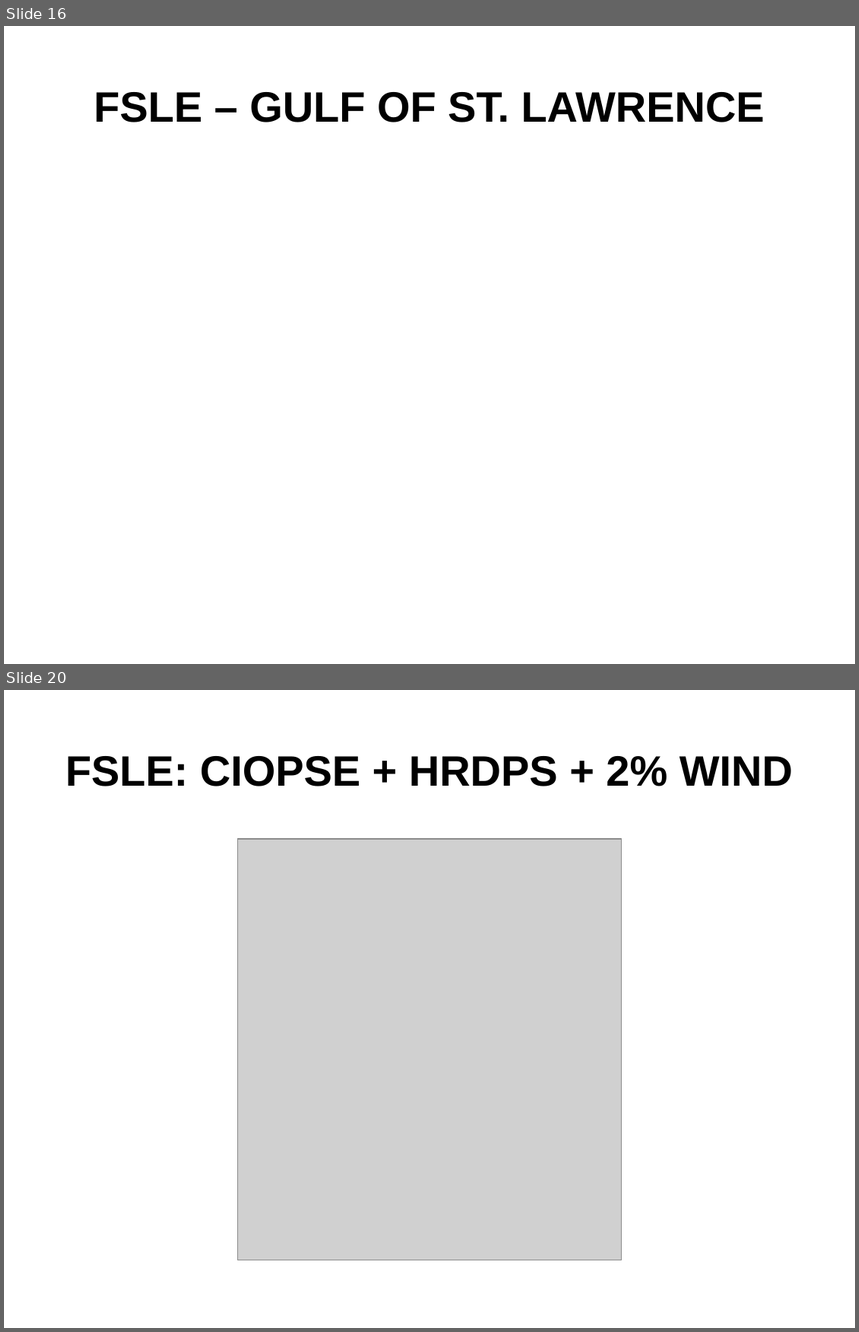
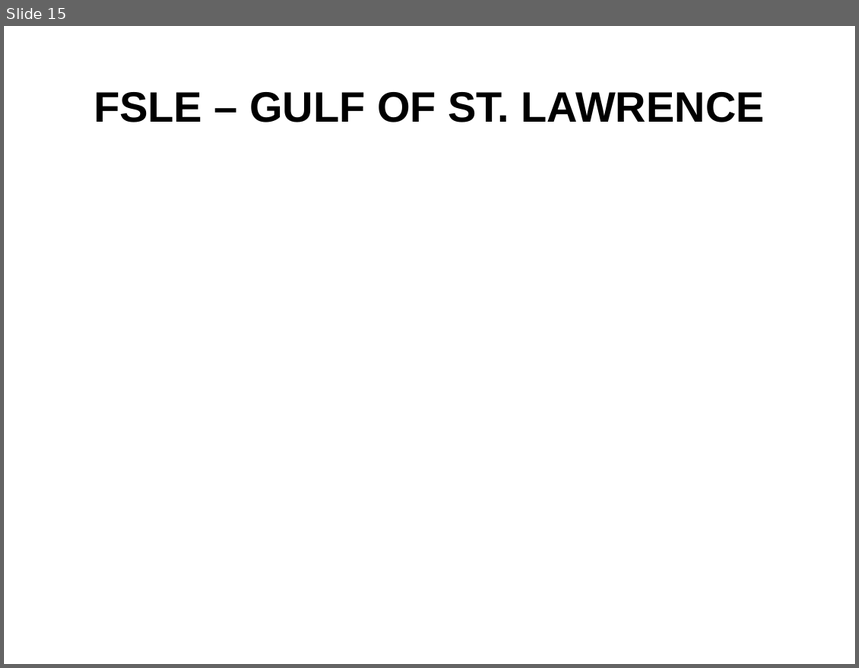
Before and after one commit to nsoontie/velocity-error, a slide deck: presentations/MOI-CONCEPTS-2021/Soontiens_Sutherland_drift_DFO-MOI.pptx. Shown one above the other, each under a label of ours: slides 16 and 20 before the commit, slide 15 after it; the slides between them are not shown. The pictures are 859x1332 and 859x668 pixels, drawn with LibreOffice and Linux fonts; fonts in the diff are those of the drawing; grey boxes stand for pictures; background and template pictures are left out. Boxes give left, top, right and bottom in pixels: in the first picture for what was removed or moved away, otherwise in the second. Text is boxed around its words. In the diff, an @@ line names an element or a change of style, - is before the commit and + after.

```diff
--- a/presentations/MOI-CONCEPTS-2021/Soontiens_Sutherland_drift_DFO-MOI.pptx
+++ b/presentations/MOI-CONCEPTS-2021/Soontiens_Sutherland_drift_DFO-MOI.pptx
@@ slide 20 removed at <box>4,690,855,1328</box>, background picture (left out) @@
@@ title removed at <box>66,756,793,787</box> @@
-FSLE: CIOPSE + HRDPS + 2% WIND
@@ picture removed at <box>238,839,621,1260</box> @@
@@ what was slide 16 is now slide 15 @@
```
Also in this commit, not shown: 6 slides changed, 2 slides added, 3 other slides removed.
